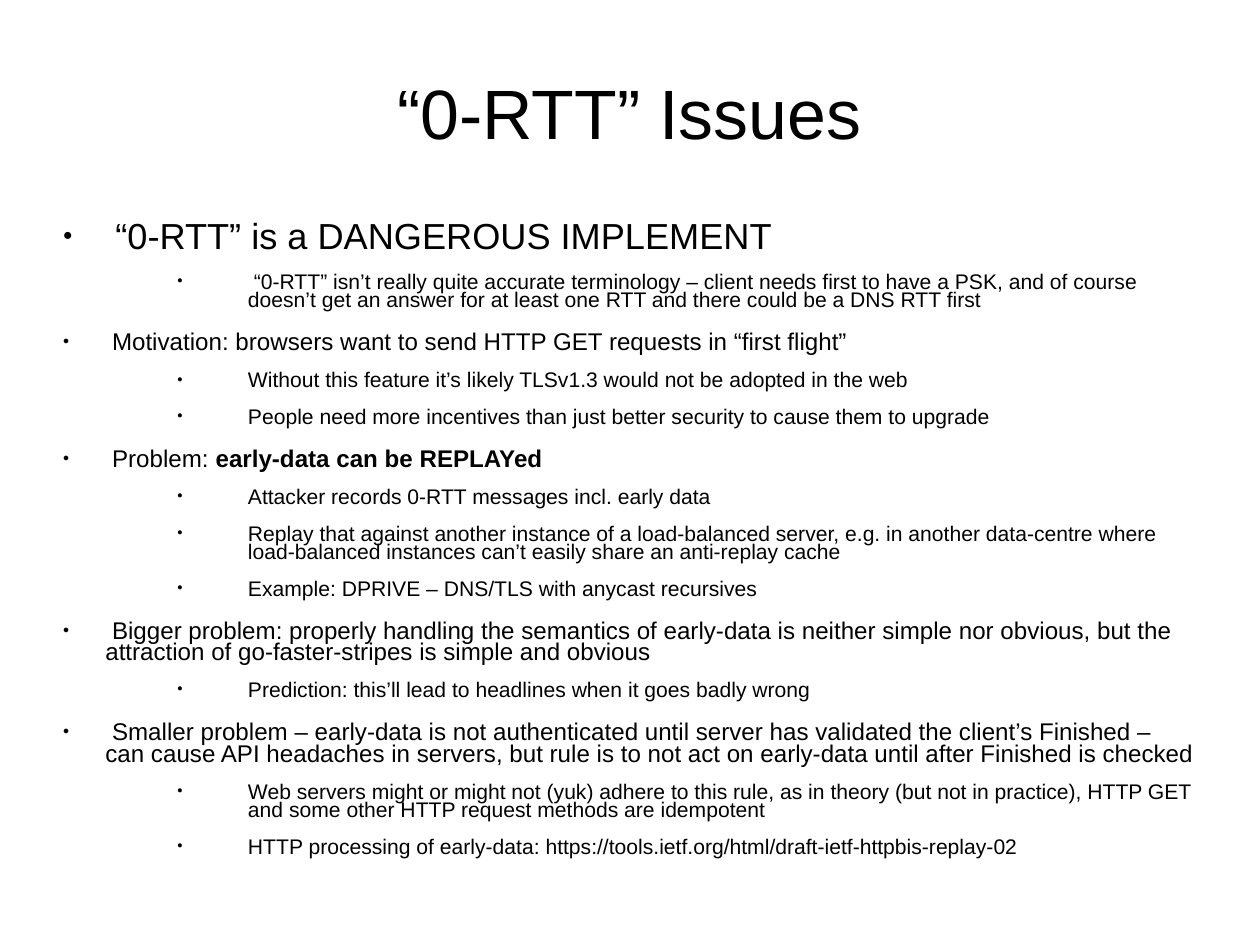
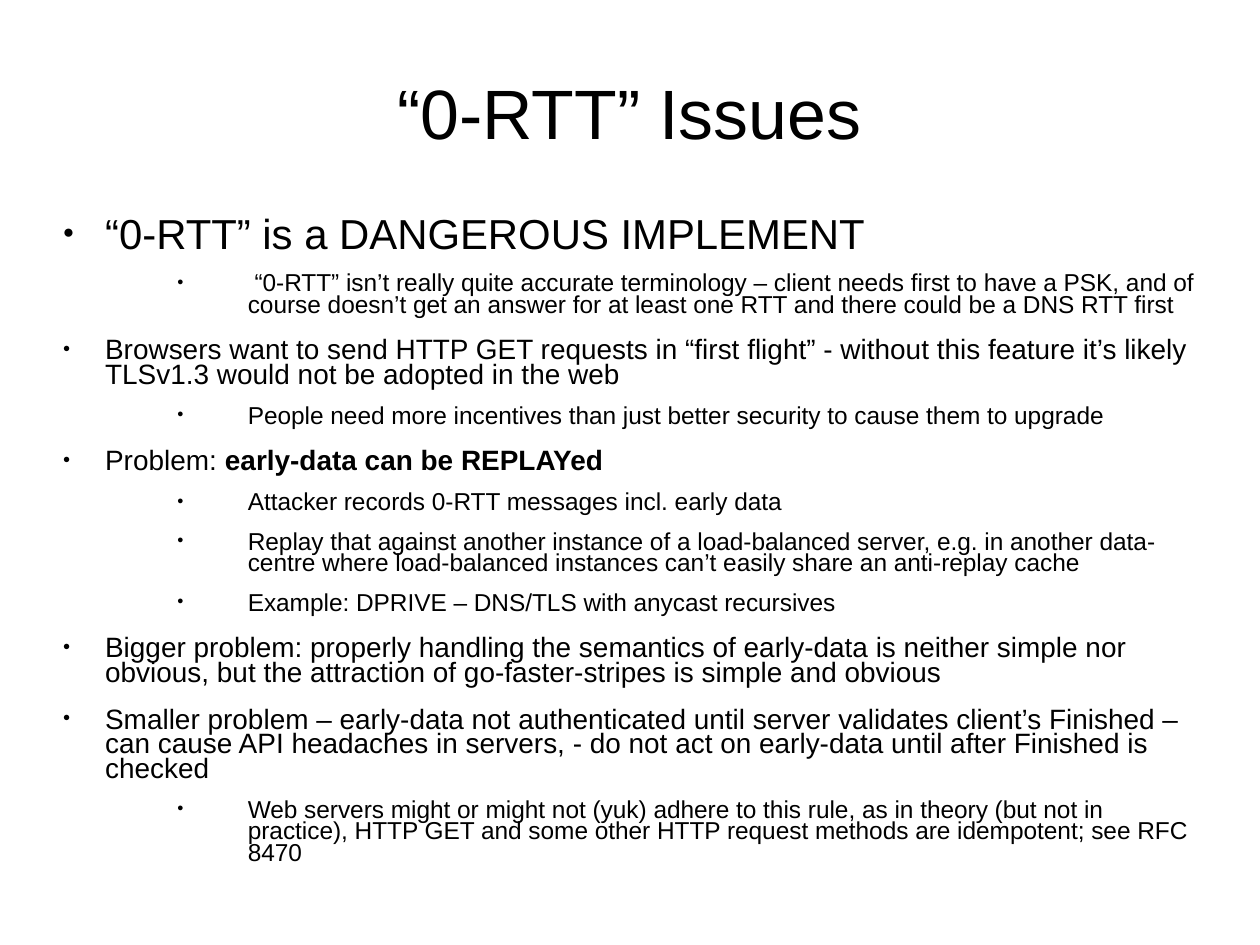
Before and after one commit to sftcd/cs7053, a slide deck: slide 11 of 2016lectures/07-tls13.ppt. Drawn at 1260x945 pixels with LibreOffice and Linux fonts; fonts in the diff are those of the drawing. Boxes give left, top, right and bottom in pixels: in the first picture for what was removed or moved away, otherwise in the second. Text is boxed around its words. In the diff, an @@ line names an element or a change of style, - is before the commit and + after.

```diff
--- a/2016lectures/07-tls13.ppt
+++ b/2016lectures/07-tls13.ppt
@@ text at [105,218,1156,687]: size 22.8 to 26.4 pt in "“0-RTT” is a DANGEROUS IMPLEMENT"; size 13.3 to 15.4 pt in "“0-RTT” isn’t really quite accurate terminology – ...", "People need more incentives than just better ...", "Attacker records 0-RTT messages incl. early data", "Replay that against another instance of a ..." and 1 more places; size 15.2 to 17.6 pt in "Problem: early-data can be REPLAYed", "Bigger problem: properly handling the semantics of ..." @@
@@ text at [105,338,1186,389]: text changed; size 13.3 to 17.6 pt @@
-● Motivation: browsers want to send HTTP GET requests in “first flight”
-  ● Without this feature it’s likely TLSv1.3 would not be adopted in the web
+● Browsers want to send HTTP GET requests in “first flight” - without this feature it’s likely TLSv1.3 would not be adopted in the web
@@ text at [105,708,1187,862]: text changed; size 13.3 to 17.6 pt @@
-  ● Prediction: this’ll lead to headlines when it goes badly wrong
-● Smaller problem – early-data is not authenticated until server has validated the client’s Finished – can cause API headaches in servers, but rule is to not act on early-data until after Finished is checked
-  ● Web servers might or might not (yuk) adhere to this rule, as in theory (but not in practice), HTTP GET and some other HTTP request methods are idempotent
-  ● HTTP processing of early-data: https://tools.ietf.org/html/draft-ietf-httpbis-replay-02
+● Smaller problem – early-data not authenticated until server validates client’s Finished – can cause API headaches in servers, - do not act on early-data until after Finished is checked
+  ● Web servers might or might not (yuk) adhere to this rule, as in theory (but not in practice), HTTP GET and some other HTTP request methods are idempotent; see RFC 8470
```
Also in this commit, not shown: 6 other slides changed, 2 other files.
